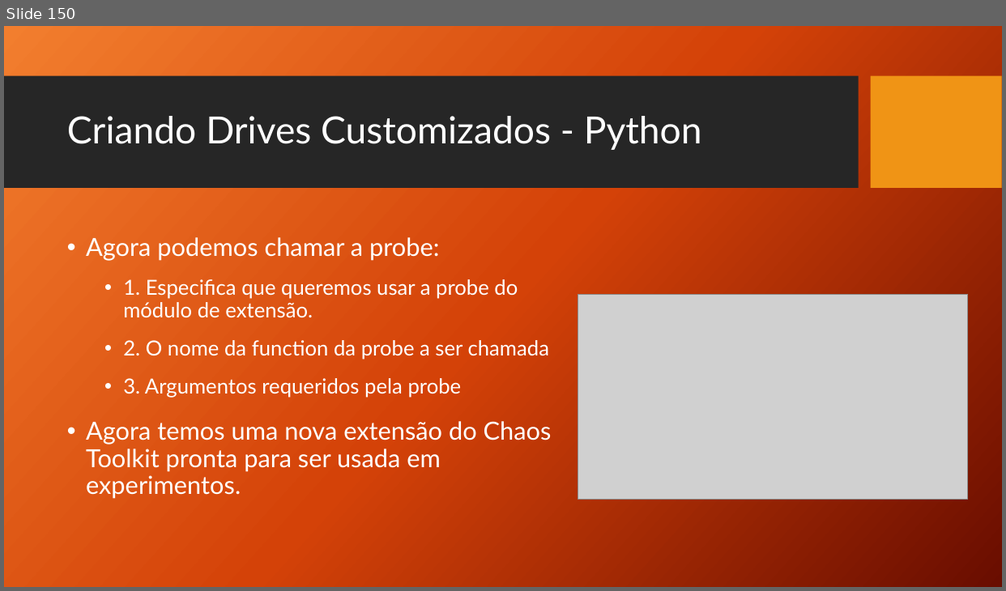
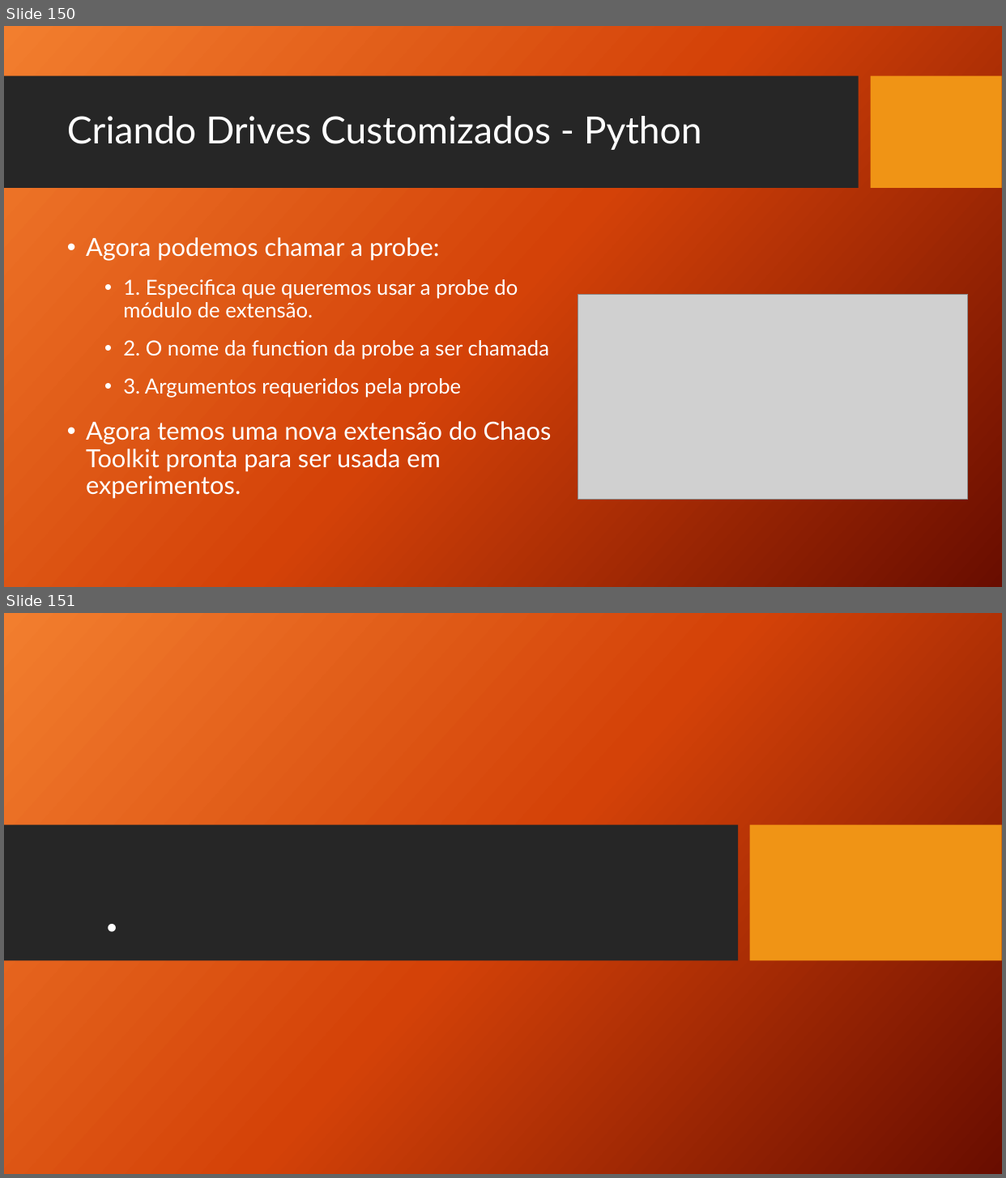
Before and after one commit to TCC-Chaos-Engineering/docs-chaos-engineering, a slide deck: docs/Chaos Engineering - Das Hipoteses aos Testes.pptx. Shown one above the other, each under a label of ours: slide 150 before the commit, slides 150 and 151 after it. The pictures are 1006x591 and 1006x1178 pixels, drawn with LibreOffice and Linux fonts; fonts in the diff are those of the drawing; grey boxes stand for pictures; background and template pictures are left out. Boxes give left, top, right and bottom in pixels: in the first picture for what was removed or moved away, otherwise in the second. Text is boxed around its words. In the diff, an @@ line names an element or a change of style, - is before the commit and + after.

```diff
--- a/docs/Chaos Engineering - Das Hipoteses aos Testes.pptx
+++ b/docs/Chaos Engineering - Das Hipoteses aos Testes.pptx
@@ slide 151 added at [4,613,1002,1174], background picture (left out) @@
@@ rectangle added at [4,825,739,961], fill #262626 @@
@@ rectangle added at [750,825,1002,961], fill #F09415 @@
@@ title added at [98,837,727,949], 60 pt, text #FFFFFF @@
+.
```
Also in this commit, not shown: 1 slide changed.
